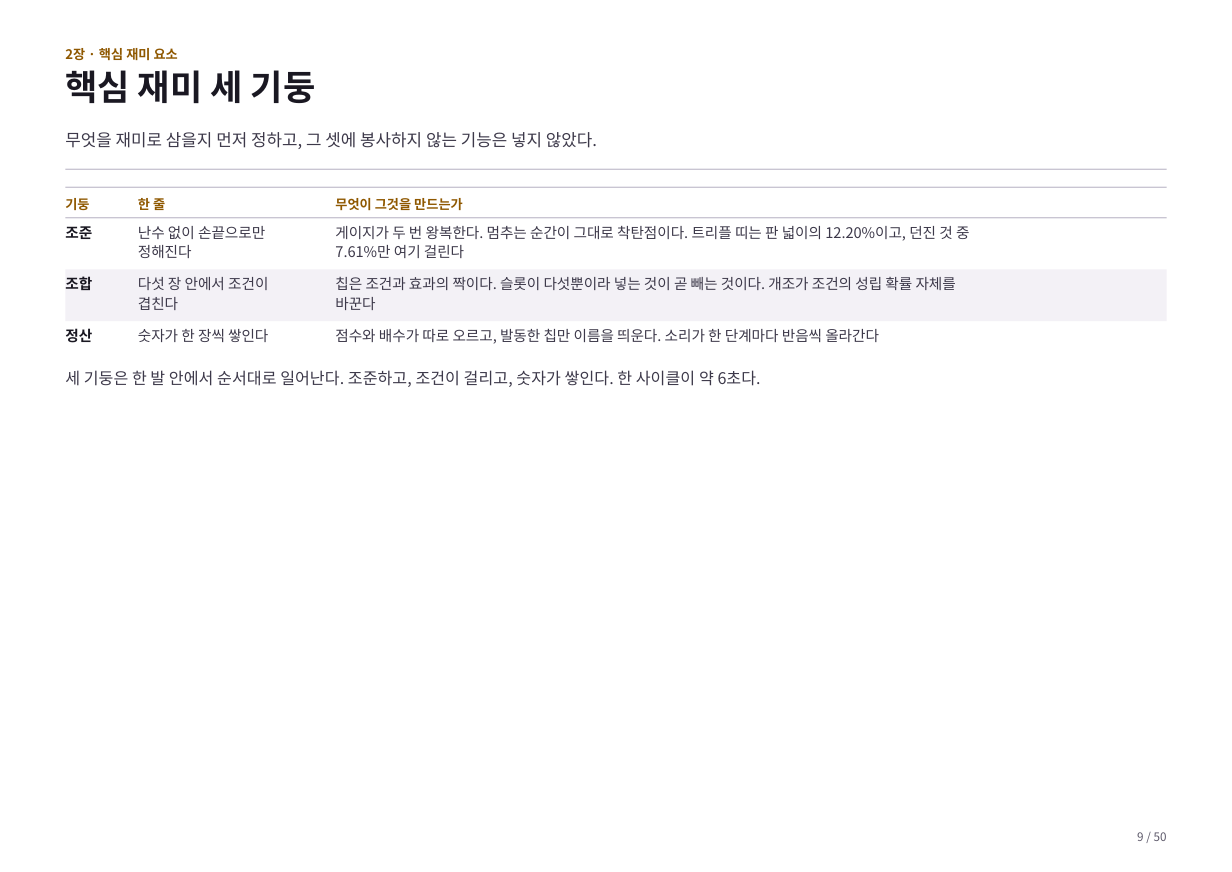
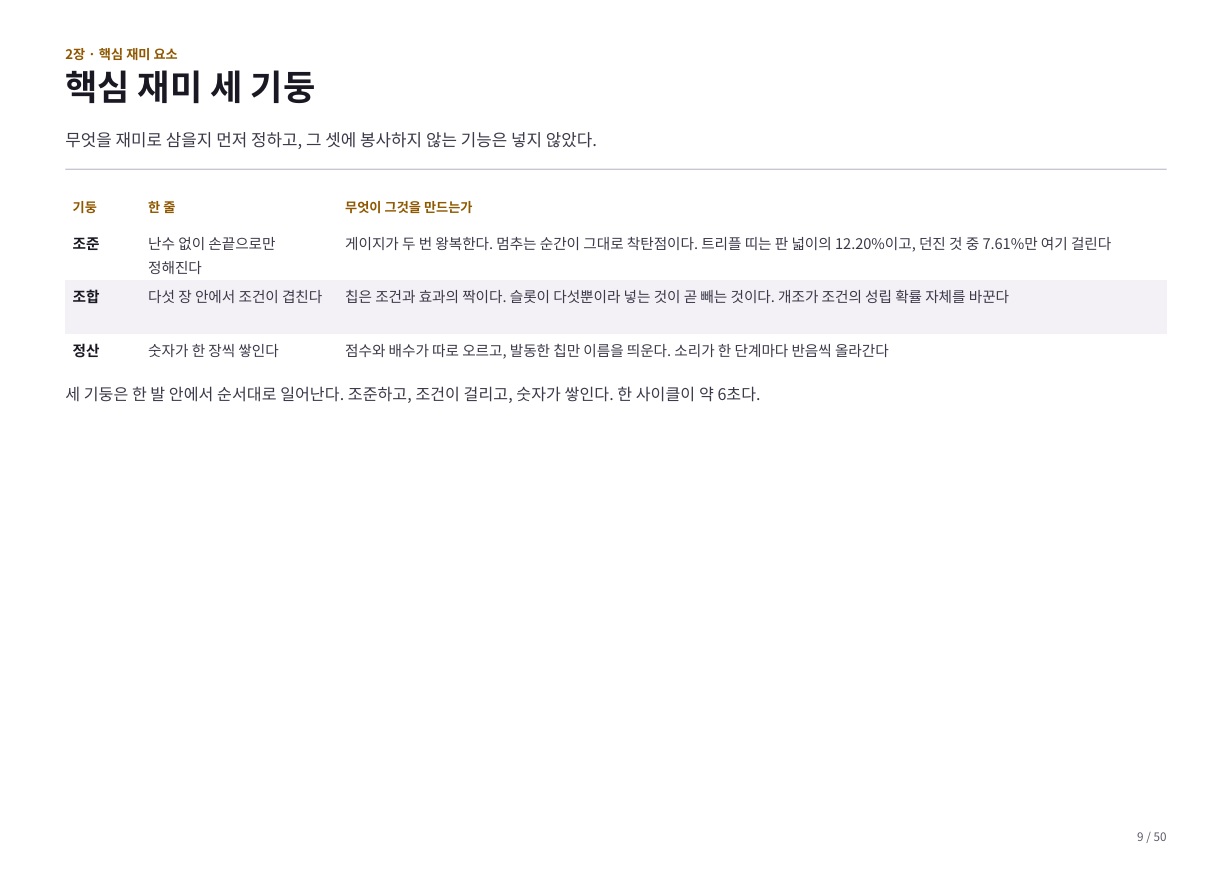
Before and after one commit to GGbong69/test-03, a slide deck: slide 9 of docs/기획서.pptx. Drawn at 1232x872 pixels with LibreOffice and Linux fonts; fonts in the diff are those of the drawing. Boxes give left, top, right and bottom in pixels: in the first picture for what was removed or moved away, otherwise in the second. Text is boxed around its words. In the diff, an @@ line names an element or a change of style, - is before the commit and + after.

```diff
--- a/docs/기획서.pptx
+++ b/docs/기획서.pptx
@@ rectangle removed at [65,187,1167,188] @@
@@ text removed at [65,198,89,210] @@
-기둥
@@ table added at [65,192,1167,368], 4 rows, 3 columns @@
+기둥 | 한 줄 | 무엇이 그것을 만드는가
+조준 | 난수 없이 손끝으로만 정해진다 | 게이지가 두 번 왕복한다. 멈추는 순간이 그대로 착탄점이다. 트리플 띠는 판 넓이의 12.20%이고, 던진 것 중 7.61%만 여기 걸린다
+조합 | 다섯 장 안에서 조건이 겹친다 | 칩은 조건과 효과의 짝이다. 슬롯이 다섯뿐이라 넣는 것이 곧 빼는 것이다. 개조가 조건의 성립 확률 자체를 바꾼다
+정산 | 숫자가 한 장씩 쌓인다 | 점수와 배수가 따로 오르고, 발동한 칩만 이름을 띄운다. 소리가 한 단계마다 반음씩 올라간다
@@ text removed at [138,195,165,213] @@
-한 줄
@@ text removed at [335,198,463,211] @@
-무엇이 그것을 만드는가
@@ rectangle removed at [65,217,1167,218] @@
@@ text removed at [65,226,92,239] @@
-조준
@@ text removed at [138,226,265,258] @@
-난수 없이 손끝으로만
-정해진다
@@ text removed at [335,226,969,258] @@
-게이지가 두 번 왕복한다. 멈추는 순간이 그대로 착탄점이다. 트리플 띠는 판 넓이의 12.20%이고, 던진 것 중
-7.61%만 여기 걸린다
@@ rectangle removed at [65,269,1167,320] @@
@@ text removed at [65,276,92,290] @@
-조합
@@ text removed at [138,277,268,310] @@
-다섯 장 안에서 조건이
-겹친다
@@ text removed at [335,277,956,310] @@
-칩은 조건과 효과의 짝이다. 슬롯이 다섯뿐이라 넣는 것이 곧 빼는 것이다. 개조가 조건의 성립 확률 자체를
-바꾼다
@@ text removed at [65,328,92,343] @@
-정산
@@ text removed at [138,329,268,342] @@
-숫자가 한 장씩 쌓인다
@@ text removed at [335,328,879,344] @@
-점수와 배수가 따로 오르고, 발동한 칩만 이름을 띄운다. 소리가 한 단계마다 반음씩 올라간다
@@ text "세 기둥은 한 발 안에서 ...": place and size @@
-text "세 기둥은 한 발 안에서 ..." at [65,370,761,387]
+text "세 기둥은 한 발 안에서 ..." at [65,386,761,403]
```
Also in this commit, not shown: 49 other slides changed, 1 other file.
